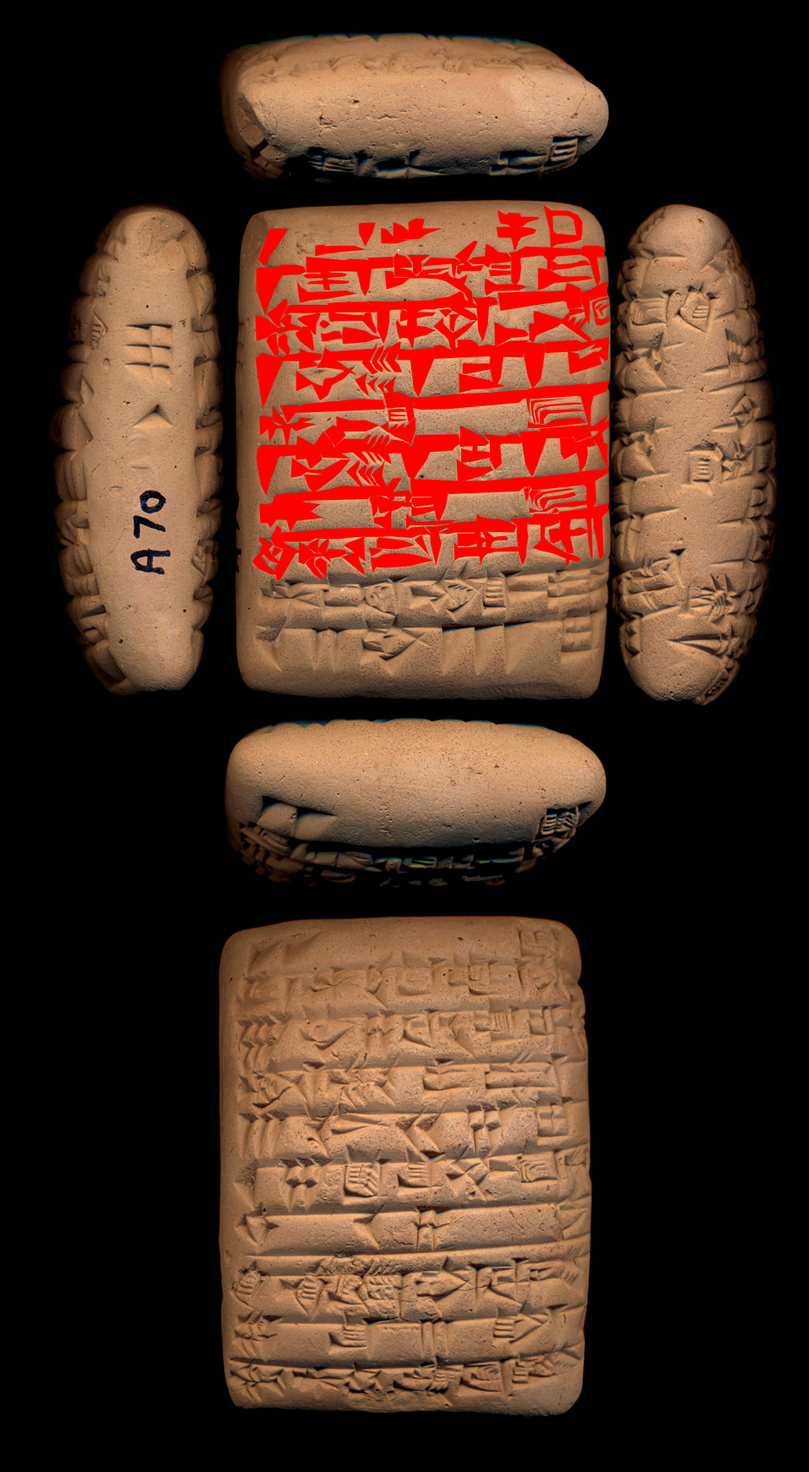
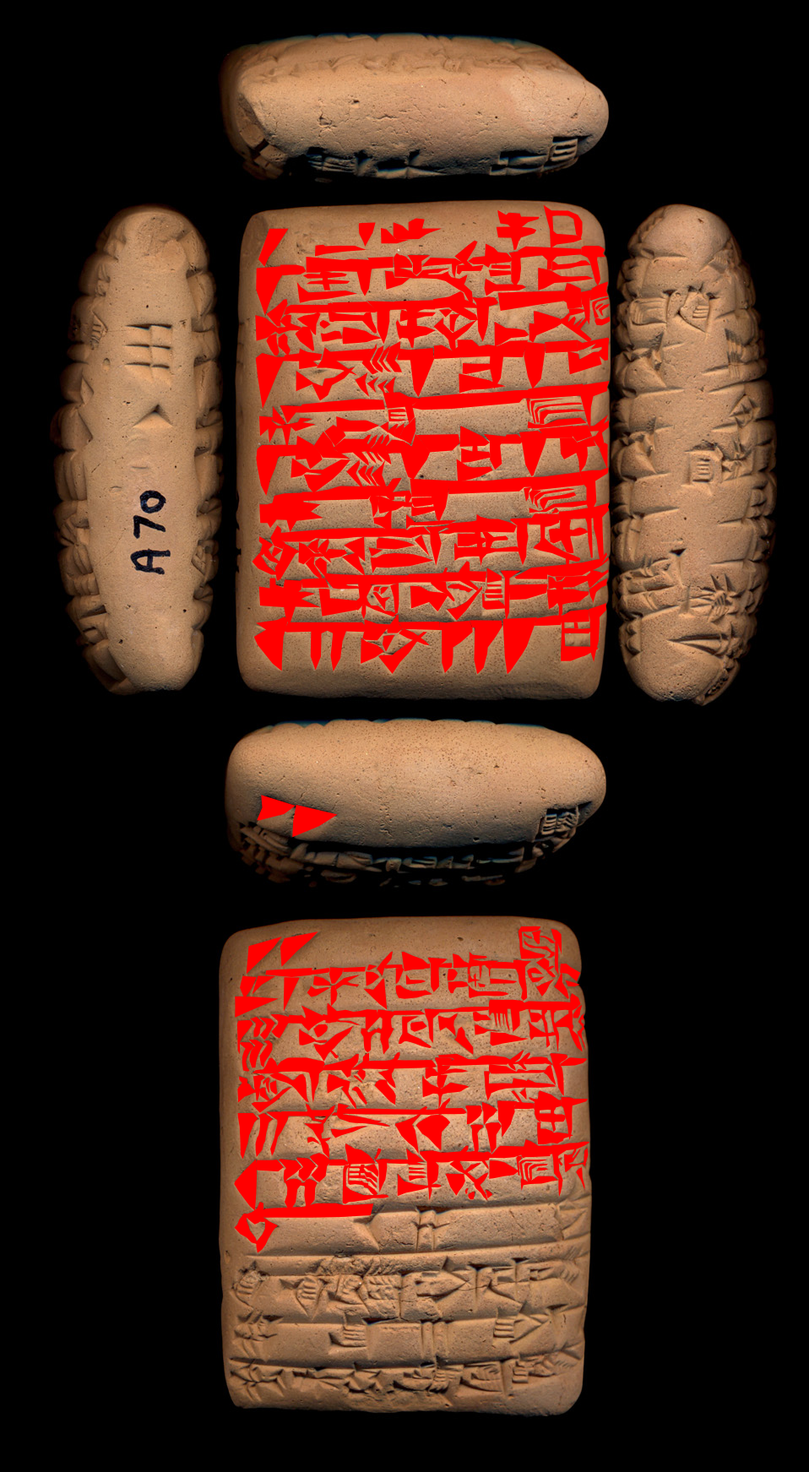
Two versions of the same layered image (809px x 1472px). Layer-by-layer changes:
painted on "P131059.jpg" over <box>233,552,610,1254</box>
